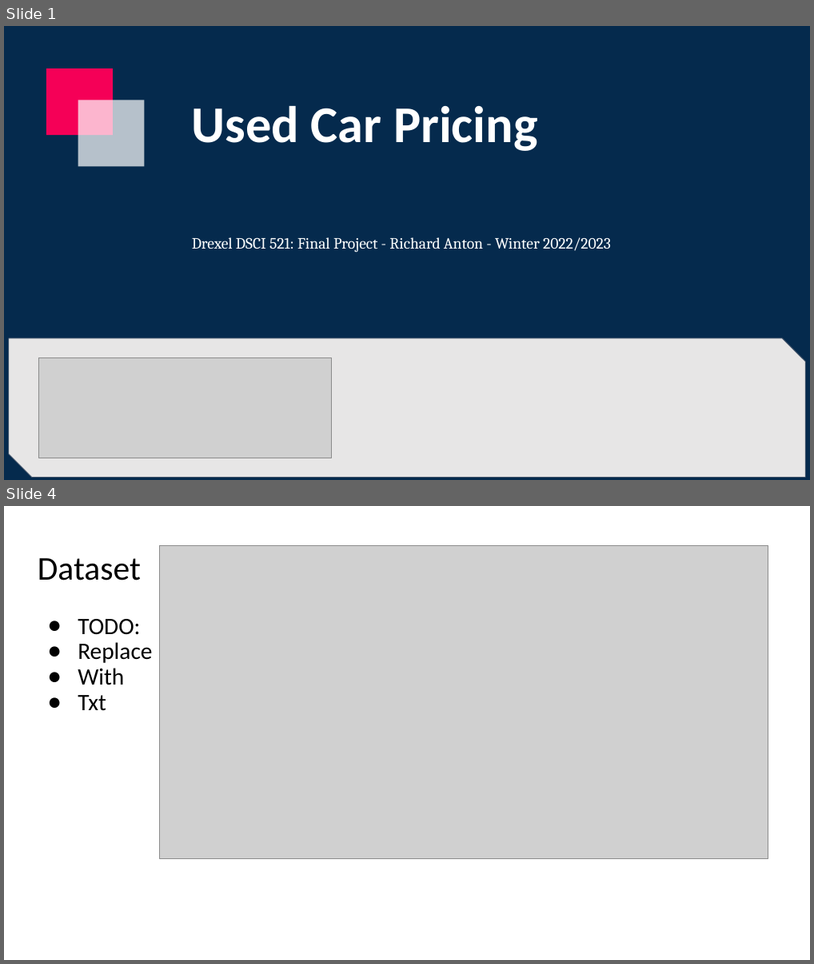
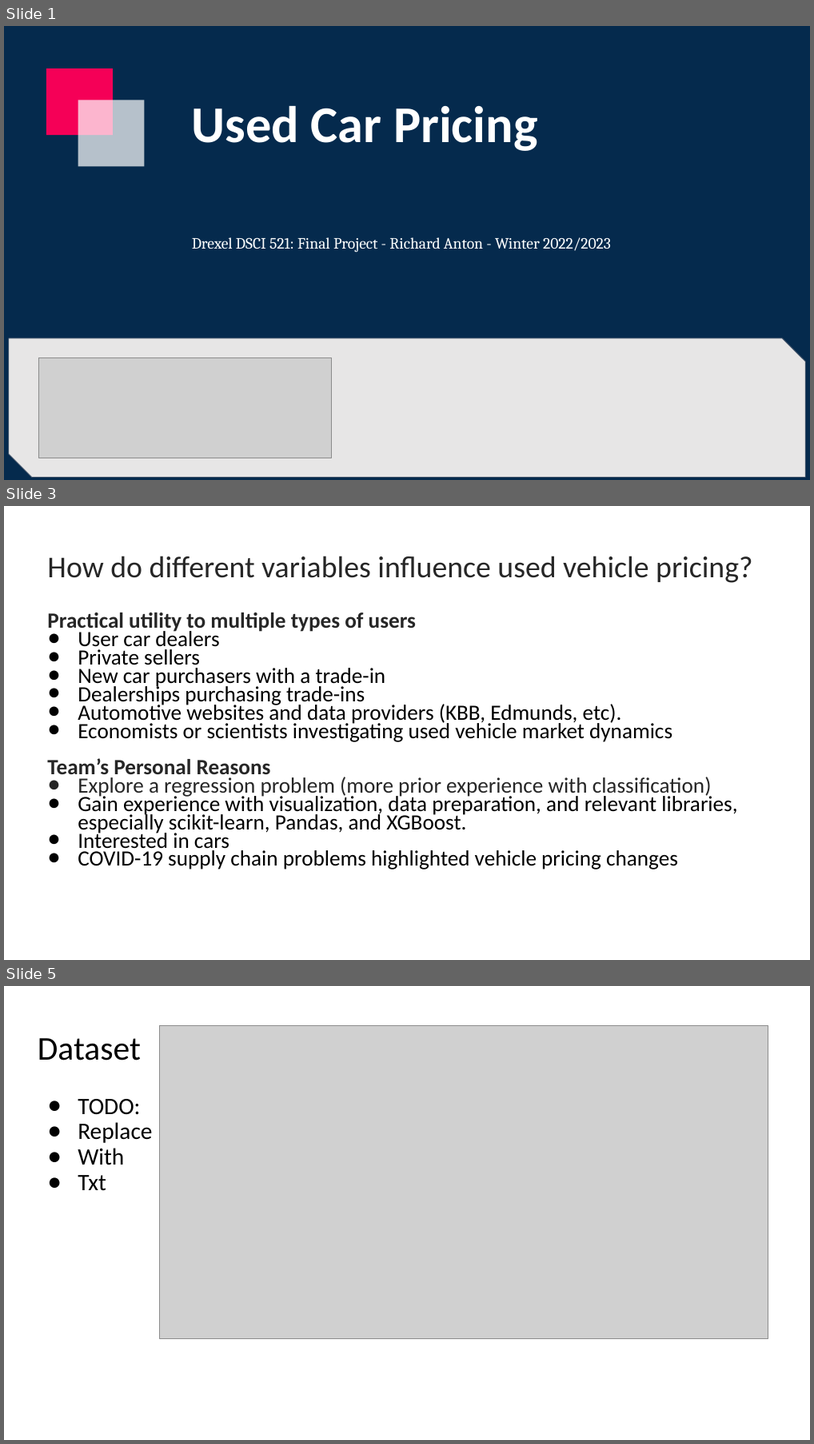
Before and after one commit to ranton256/used_car_sale_price_analysis, a slide deck: DSCI521_rna63_final_project_pres.pptx. Shown one above the other, each under a label of ours: slides 1 and 4 before the commit, slides 1, 3 and 5 after it; the slides between them are not shown. The pictures are 814x964 and 814x1444 pixels, drawn with LibreOffice and Linux fonts; fonts in the diff are those of the drawing; grey boxes stand for pictures; background and template pictures are left out. Boxes give left, top, right and bottom in pixels: in the first picture for what was removed or moved away, otherwise in the second. Text is boxed around its words. In the diff, an @@ line names an element or a change of style, - is before the commit and + after.

```diff
--- a/DSCI521_rna63_final_project_pres.pptx
+++ b/DSCI521_rna63_final_project_pres.pptx
@@ slide 3 added at (4,506,810,960), background #FFFFFF @@
@@ title added at (47,556,753,583), 36 pt, text #262626 @@
+How do different variables influence used vehicle pricing?
@@ text added at (47,612,738,869), 25.9 pt, text #000000 @@
+Practical utility to multiple types of users
+● User car dealers
+● Private sellers
+● New car purchasers with a trade-in
+● Dealerships purchasing trade-ins
+● Automotive websites and data providers (KBB, Edmunds, etc).
+● Economists or scientists investigating used vehicle market dynamics
+Team’s Personal Reasons
+● Explore a regression problem (more prior experience with classification)
+● Gain experience with visualization, data preparation, and relevant libraries, especially scikit-learn, Pandas, and XGBoost.
+● Interested in cars
+● COVID-19 supply chain problems highlighted vehicle pricing changes
@@ what was slide 4 is now slide 5 @@
```
Also in this commit, not shown: 3 slides changed, 2 other slides added, 1 other file.
